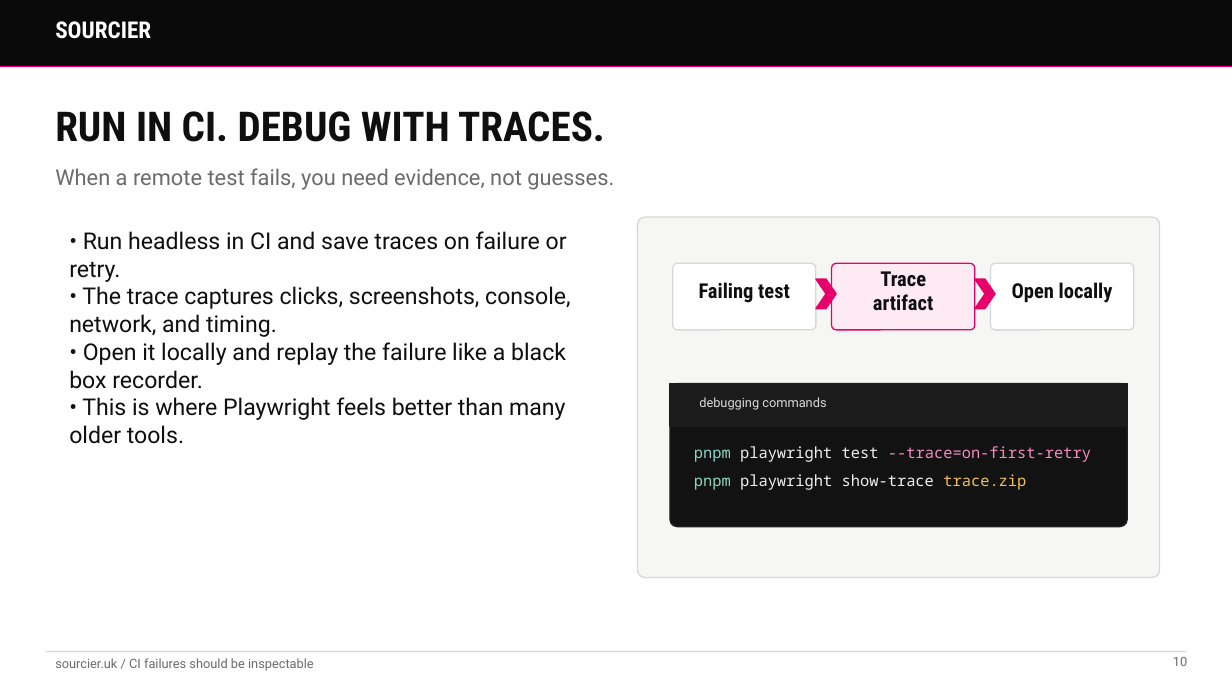
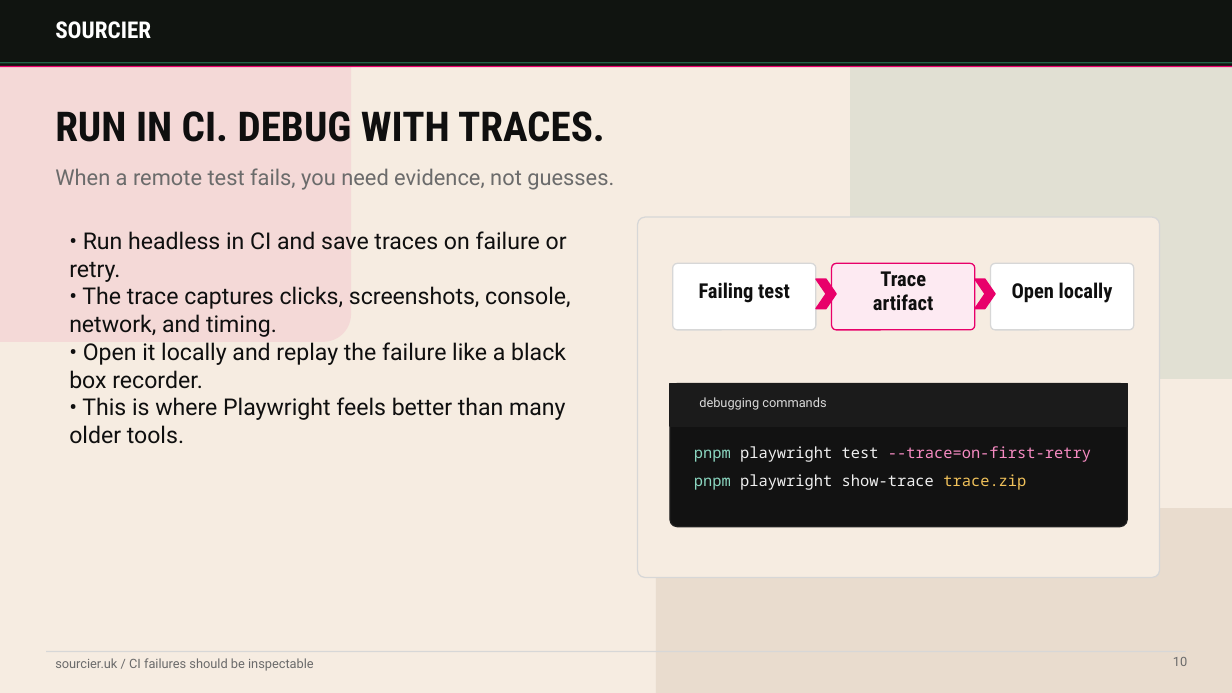
Before and after one commit to sourcier/web-sourcier.uk, a slide deck: slide 10 of public/talks/playwright-e2e-testing-talk.pptx. Drawn at 1232x693 pixels with LibreOffice and Linux fonts; fonts in the diff are those of the drawing. Boxes give left, top, right and bottom in pixels: in the first picture for what was removed or moved away, otherwise in the second. Text is boxed around its words. In the diff, an @@ line names an element or a change of style, - is before the commit and + after.

Commit message:
Enhance PowerPoint templates and update global styles for improved aesthetics and code presentation

```diff
--- a/public/talks/playwright-e2e-testing-talk.pptx
+++ b/public/talks/playwright-e2e-testing-talk.pptx
@@ background #FFFFFF to #F6ECE1 @@
@@ rectangle at bbox=[0, 0, 1232, 67]: fill #0A0A0A to #101410; outline #0A0A0A 1 pt to #101410 1 pt @@
@@ rounded rectangle added at bbox=[0, 0, 351, 342], fill #E8006A at 8% opacity @@
@@ rounded rectangle added at bbox=[850, 0, 1232, 379], fill #2A7D5B at 10% opacity @@
@@ line added from (0, 63) to (1232, 63), #2A7D5B 1 pt @@
@@ rounded rectangle at bbox=[638, 217, 1160, 578]: fill #F6F6F4 to #F6ECE1 @@
@@ rounded rectangle added at bbox=[656, 508, 1232, 693], fill #E5D8C9 at 76% opacity @@
```
Also in this commit, not shown: 7 other slides changed, 3 slides added, 3 slides removed, 3 other files.
